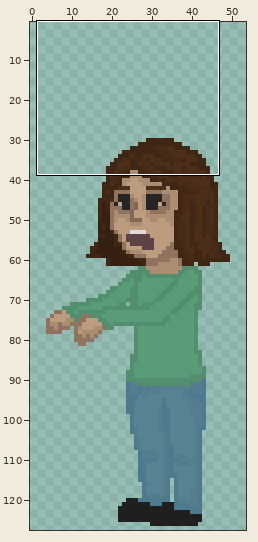
Two versions of one pixel-art file, assets_raw/customer.aseprite. The picture above shows the old version from afar; the outline marks the close-up.
Close-up. Old version:
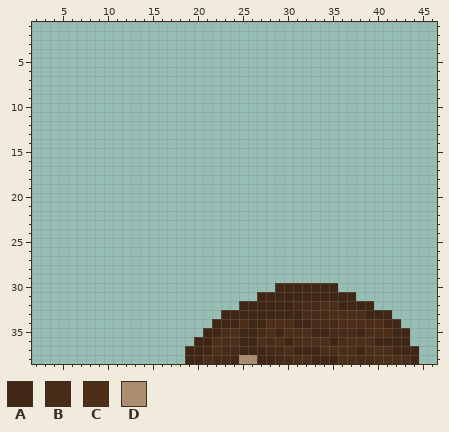
64x128 pixels, 1 frame. Colours within 5 levels of each other are drawn and written as one. Shown: x 2..46, y 1..38. The wide view leaves out empty margins.
Palette (. is transparent): A #402615  B #472a17  C #4d2e19  D #ab8d71
Pixels before, first column x 19:
30 ..........AAAAAAA.........
31 ........AAAAAAAAAAA.......
32 ......AAAAAABBBCCAAAA.....
33 ....AAAAAAAAABBBCCCCAAA...
34 ...AAACAACCCAABBBCCCCCAA..
35 ..AACCAABCACCCAABBBACCCAA.
36 .AACCCAACBCACCCCACCCCAAAA.
37 AAACBBAAABBCAAACCCCACCCAAA
38 AACBBADDAABBCCAAACCBBCCCCA
Once edited:
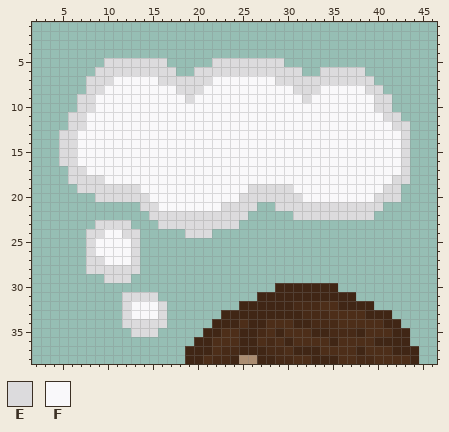
Colours new in this view: E #dcdbdd  F #f9f8fa
Difference:
layer "order bubble" added
Layer "order bubble":
The edit adds colour E in row 5 at x 10 to 16 and 22 to 29; in row 6 at x 9 to 17, 20 to 31 and 34 to 38; in row 7 at x 8 to 10, 16 to 21 and 29 to 39; in row 8 at x 8 to 9, 18 to 20, 31 to 33 and 39 to 40; in row 9 at x 7 to 8, 19, 32 and 40 to 41; in row 10 at x 7 to 8 and 40 to 41.
The edit adds colour E in row 11 at x 6 to 7 and 41 to 42; in row 12 at x 6 to 7 and 42 to 43; in rows 13 to 16 at x 5 to 6 and 43; in row 17 at x 6 to 7 and 43; in row 18 at x 6 to 9 and 42 to 43; in row 19 at x 7 to 13, 26 to 30 and 41 to 42.
The edit adds colour E in row 20 at x 9 to 14, 25 to 31 and 40 to 42; in row 21 at x 14 to 15, 23 to 26 and 29 to 40; in row 22 at x 15 to 25 and 31 to 39; in row 23 at x 9 to 12 and 16 to 24; in row 24 at x 8 to 9, 12 to 13 and 19 to 21; in rows 25 to 26 at x 8 and 13.
The edit adds colour E in row 27 at x 8 to 9 and 13; in row 28 at x 8 to 13; in row 29 at x 10 to 12; in row 31 at x 12 to 15; in rows 32 to 33 at x 12 and 16; in row 34 at x 12 to 16.
The edit adds colour E in row 35 at x 13 to 15.
The edit adds colour F in row 7 at x 11 to 15 and 22 to 28; in row 8 at x 10 to 17, 21 to 30 and 34 to 38; in row 9 at x 9 to 18, 20 to 31 and 33 to 39; in row 10 at x 9 to 39; in row 11 at x 8 to 40; in row 12 at x 8 to 41.
The edit adds colour F in rows 13 to 16 at x 7 to 42; in row 17 at x 8 to 42; in row 18 at x 10 to 41; in row 19 at x 14 to 25 and 31 to 40; in row 20 at x 15 to 24 and 32 to 39; in row 21 at x 16 to 22.
The edit adds colour F in row 24 at x 10 to 11; in rows 25 to 26 at x 9 to 12; in row 27 at x 10 to 12; in rows 32 to 33 at x 13 to 15.
Boxes around the changes in both close-ups, in picture pixels (x1, y1, x2, y2):
added: (59, 58, 410, 337)
